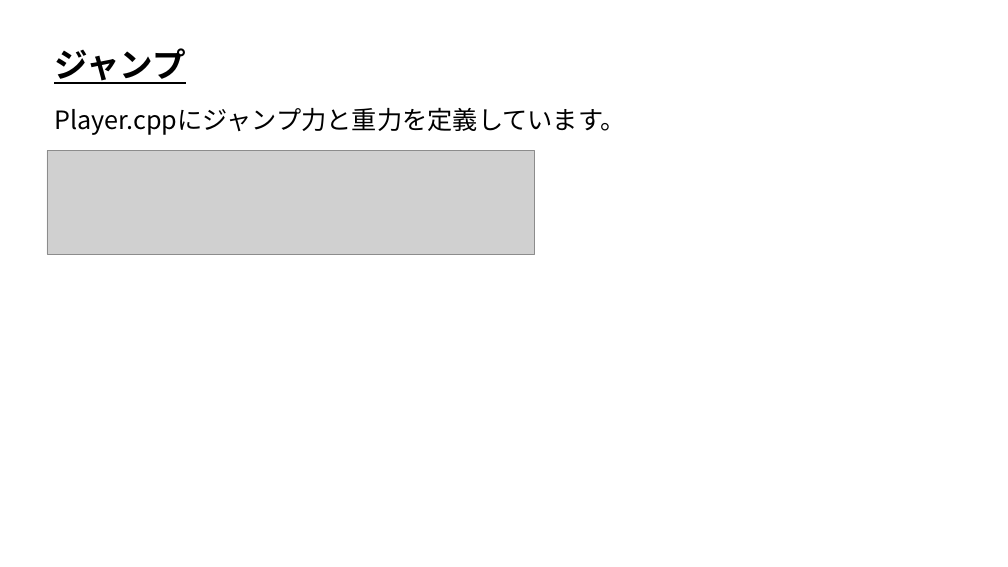
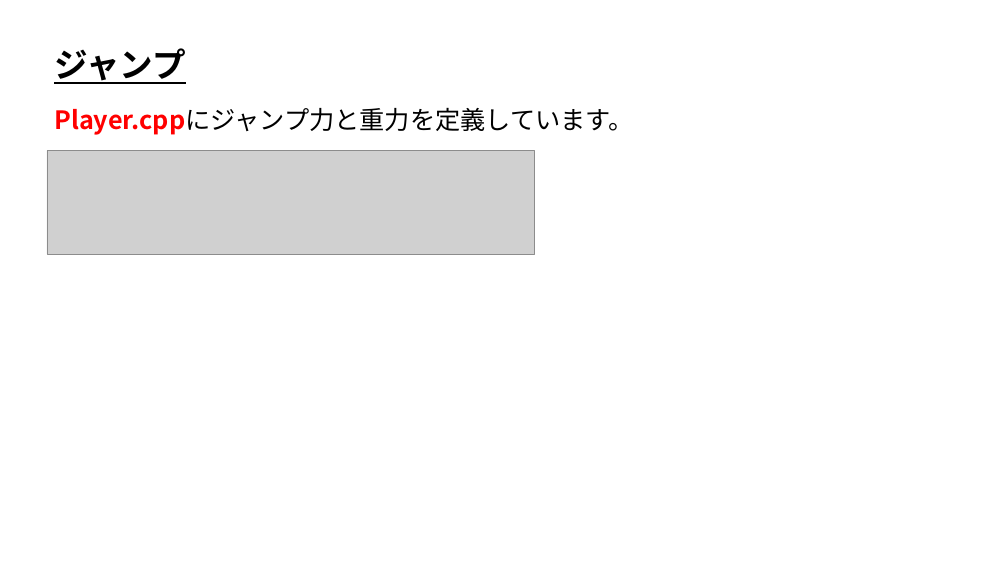
Before and after one commit to ArakiYusuke-Ohara/Textbook, a slide deck: slide 9 of ゲーム科1年/00_前期/ゲームプログラミングⅢ/00_ジャンプ.pptx. Drawn at 1008x567 pixels with LibreOffice and Linux fonts; fonts in the diff are those of the drawing; grey boxes stand for pictures. Boxes give left, top, right and bottom in pixels: in the first picture for what was removed or moved away, otherwise in the second. Text is boxed around its words. In the diff, an @@ line names an element or a change of style, - is before the commit and + after.

```diff
--- a/ゲーム科1年/00_前期/ゲームプログラミングⅢ/00_ジャンプ.pptx
+++ b/ゲーム科1年/00_前期/ゲームプログラミングⅢ/00_ジャンプ.pptx
@@ text "Player.cppにジャンプ力と重力を定義しています。" at <box>54,107,633,135</box>: text colour #000000 to #FF0000, bold on in "Player.cppにジャンプ力と重力を定義しています。" @@
```
Also in this commit, not shown: 1 other slide changed.
